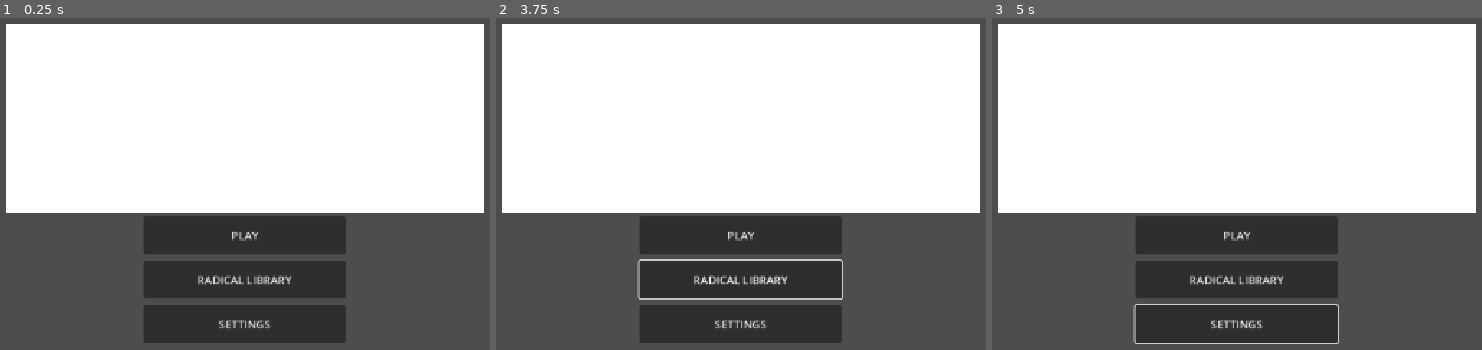
Above: before the commit, frames 1-3 (left to right).
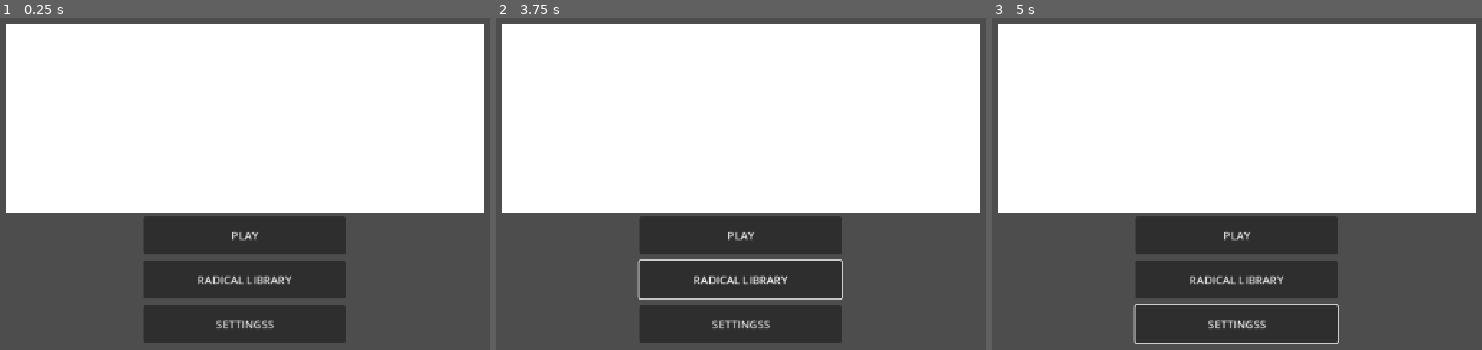
Above: after the commit, the same moments.

Repository: LeYohan-rgb/salvage_the_kanji
Game: Godot game, scene res://Scenes/initial_screen.tscn
Same seed, same stepped clock (60 frames per second), same inputs: the game is played once before the commit and once after it.
Inputs (mouse positions are in pixels of both pictures, inside the frame that each line leads up to):
- Up to frame 1 (0.25 s): no input
- Up to frame 2 (3.75 s): click "SETTINGS" (after the commit: "SETTINGSS") at 0.5 s; click "PLAY" at 1.25 s; click "PLAY" at 2 s; click "RADICAL LIBRARY" at 2.75 s; tap Enter at 3.5 s; move the mouse to (917, 160) at 3.52 s; hold Right from 3.53 s (still down); tap Alt at 3.6 s; click (917, 160) at 3.67 s
- Up to frame 3 (5 s): tap Space at 4.25 s; move the mouse to (1075, 207) at 4.27 s; release Right at 4.28 s; hold Down from 4.28 s (still down); tap Shift at 4.35 s

The runs differ from the first frame. In frame 1, 0.2% of the frame differs, in the area x 44-56%, y 90-94%; in frame 2, 0.2%; in frame 3, 0.2%.

Commit message:
Finally fixed Git & Github repo issues

Diff:
--- a/Scenes/initial_screen.tscn
+++ b/Scenes/initial_screen.tscn
@@ -75,7 +75,7 @@
 [node name="Button3" type="Button" parent="main_container/VBoxContainer/button_container/Control3" unique_id=1769569020]
 layout_mode = 2
 size_flags_vertical = 3
-text = "SETTINGS"
+text = "SETTINGSS"
 
 [node name="Control5" type="Control" parent="main_container/VBoxContainer/button_container" unique_id=409789738]
 layout_mode = 2
